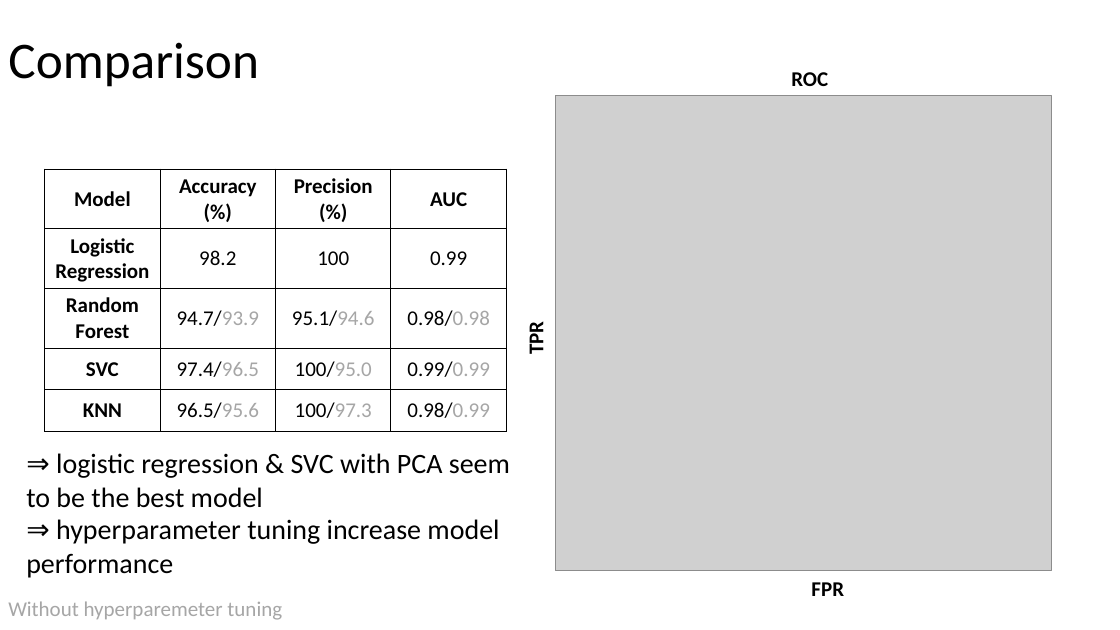
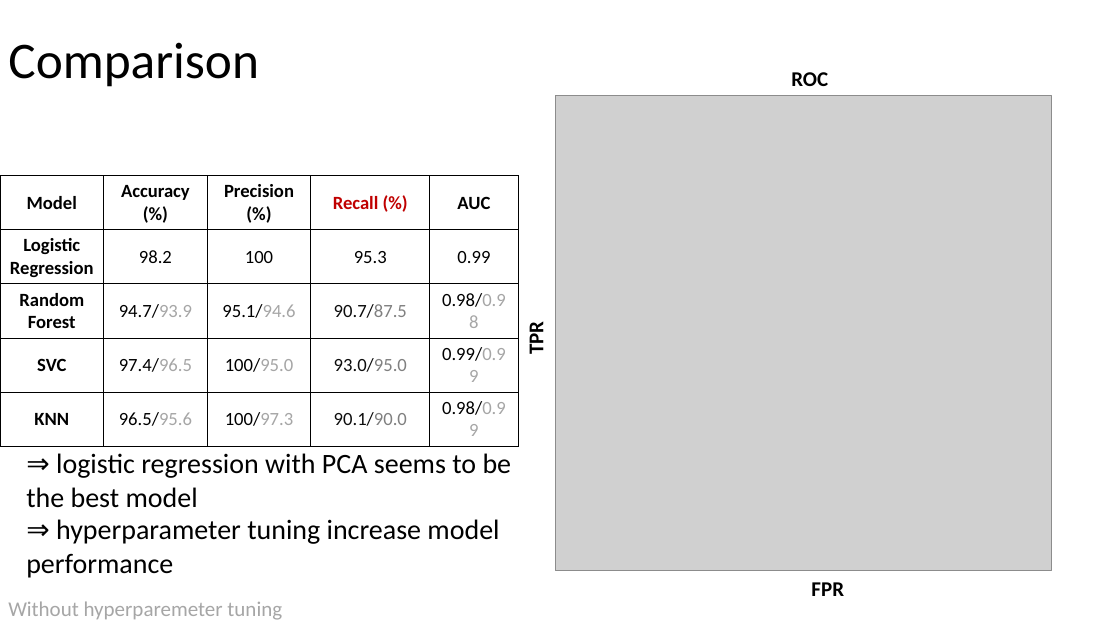
Before and after one commit to yoonichung/BreastCancerPrediction, a slide deck: slide 14 of Team7.pptx. Drawn at 1120x630 pixels with LibreOffice and Linux fonts; fonts in the diff are those of the drawing; grey boxes stand for pictures. Boxes give left, top, right and bottom in pixels: in the first picture for what was removed or moved away, otherwise in the second. Text is boxed around its words. In the diff, an @@ line names an element or a change of style, - is before the commit and + after.

```diff
--- a/Team7.pptx
+++ b/Team7.pptx
@@ table at box(0, 176, 518, 442) @@
+column 4: Recall (%) | 95.3 | 90.7/87.5 | 93.0/95.0 | 90.1/90.0
@@ table: place and size @@
-table at box(45, 169, 505, 429)
+table at box(0, 176, 518, 442)
@@ text at box(26, 453, 512, 508): text changed @@
-⇒ logistic regression & SVC with PCA seem to be the best model
+⇒ logistic regression with PCA seems to be the best model
```
Also in this commit, not shown: 4 other slides changed, 2 other files.
